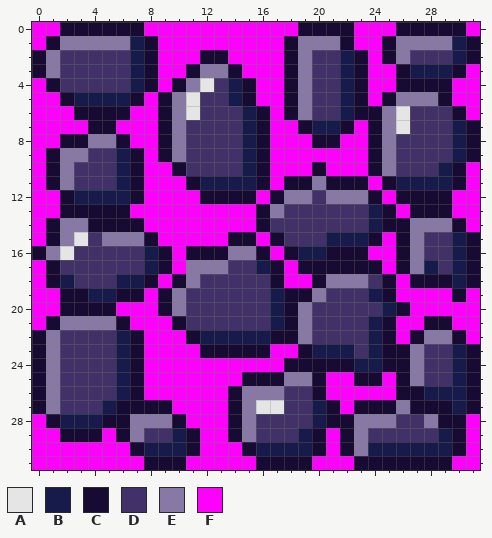
One commit to this pixel-art sprite: Images/Objects/stoneRoad.png. Above: the version before the commit.
The file is 32x32 pixels.
Palette (. is transparent): A #e5e5e5  B #161b4c  C #170a33  D #413168  E #8778a5  F #ff00ff
After:
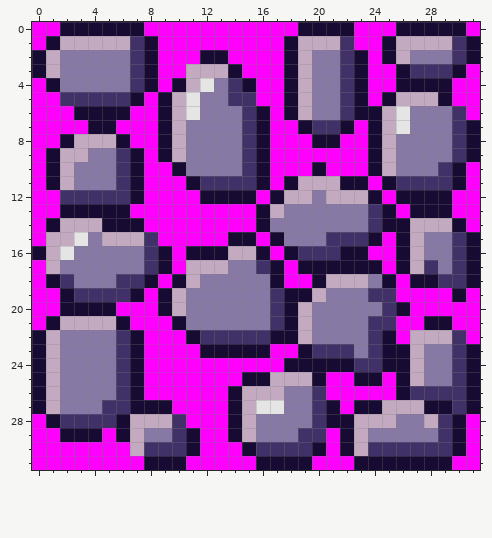
What changed:
colour B: #161b4c -> #413168
colour D: #413168 -> #8778a5
colour E: #8778a5 -> #c4aac0
Changed rows in their new state; - is a pixel that keeps its letter.
first column x 1:
 1 ---------------------B--------
 3 ----------E-------------------
 5 -B------------B---------------
 6 -----------------------------B
 8 --E---------------------------
11 ------------------E-E---------
12 -B----------------------------
14 ---E--------------------------
15 E------B----------------------
16 --------------------B---------
17 E-----------------------------
18 ----------------------------B-
19 --B--B------------------B-----
21 ------------------------B-----
22 --------------------------E--B
25 ----------------E-------------
26 -------------------B------B---
27 -----B------------------E-E---
28 ----B----B------------------B-
29 -------------------B----------
30 ------E-----------------------
Where, in picture pixels (left, top, right, bottom), the same in both pictures:
changed: (46, 36, 466, 456)
